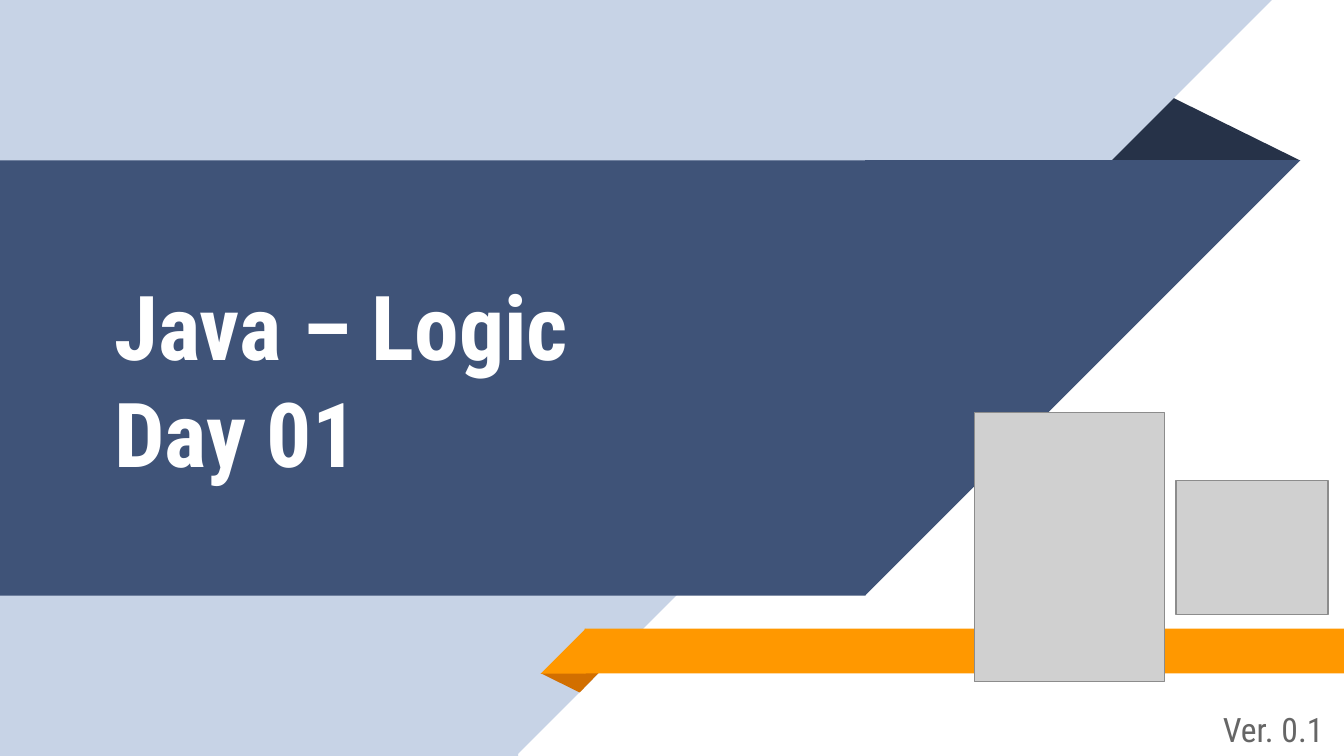
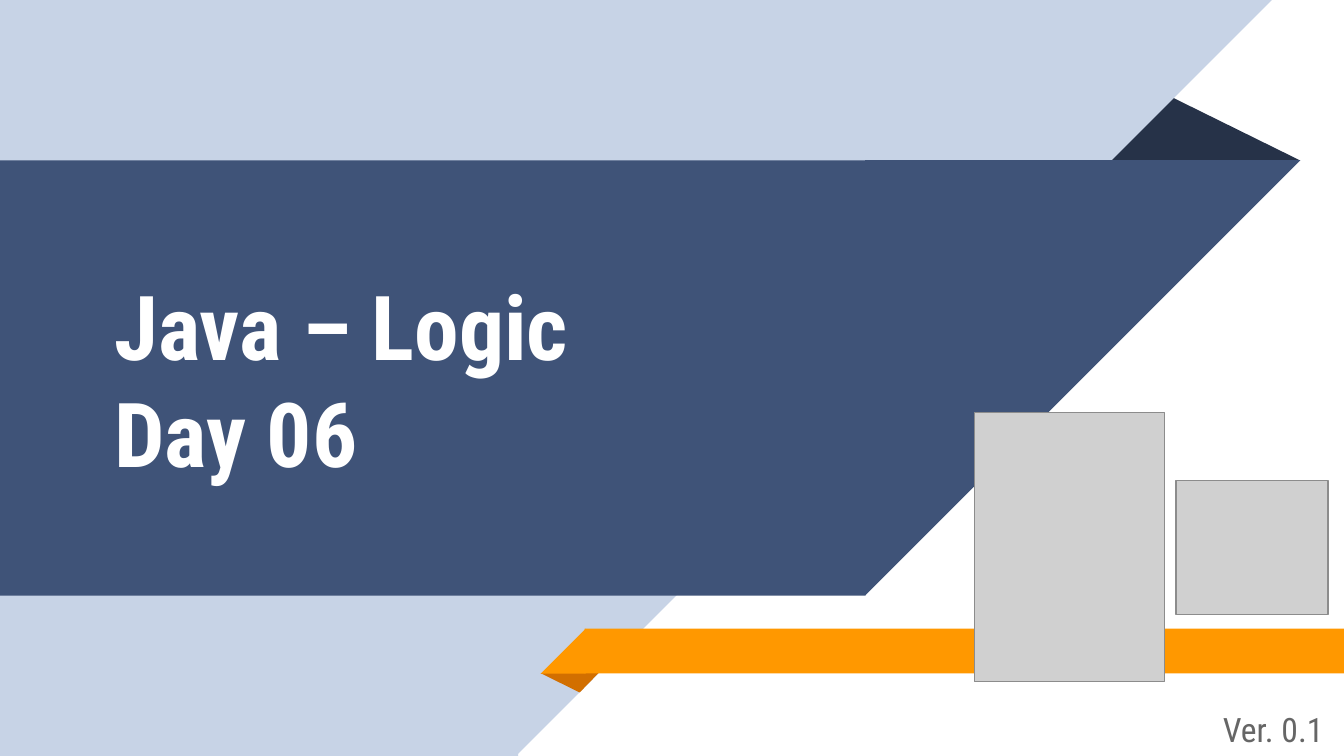
Before and after one commit to aronipurwanto/materi-xa, a slide deck: slide 1 of java/java-logic/Slide-Java-Logic-06.pptx. Drawn at 1344x756 pixels with LibreOffice and Linux fonts; fonts in the diff are those of the drawing; grey boxes stand for pictures. Boxes give left, top, right and bottom in pixels: in the first picture for what was removed or moved away, otherwise in the second. Text is boxed around its words. In the diff, an @@ line names an element or a change of style, - is before the commit and + after.

Commit message:
update logic 06

```diff
--- a/java/java-logic/Slide-Java-Logic-06.pptx
+++ b/java/java-logic/Slide-Java-Logic-06.pptx
@@ title at (114,294,568,486): text changed @@
-Java – Logic
-Day 01
+Java – Logic
+Day 06
```
Also in this commit, not shown: 15 other slides changed, 42 slides added, 19 slides removed, 36 other files.
